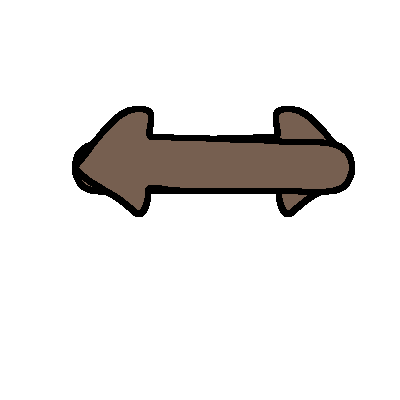
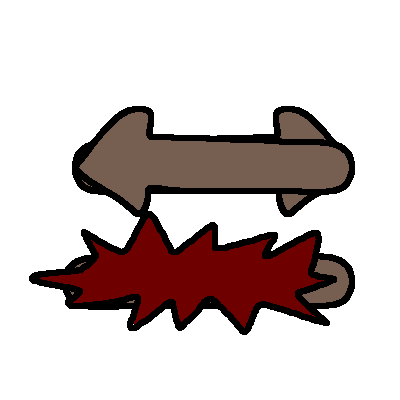
Comparing the layer stacks of the two 400x400 images. Changes:
added layer "attack" above "summon" over [29, 211, 337, 335]
added layer "summon" above "next" over [62, 250, 355, 310]
